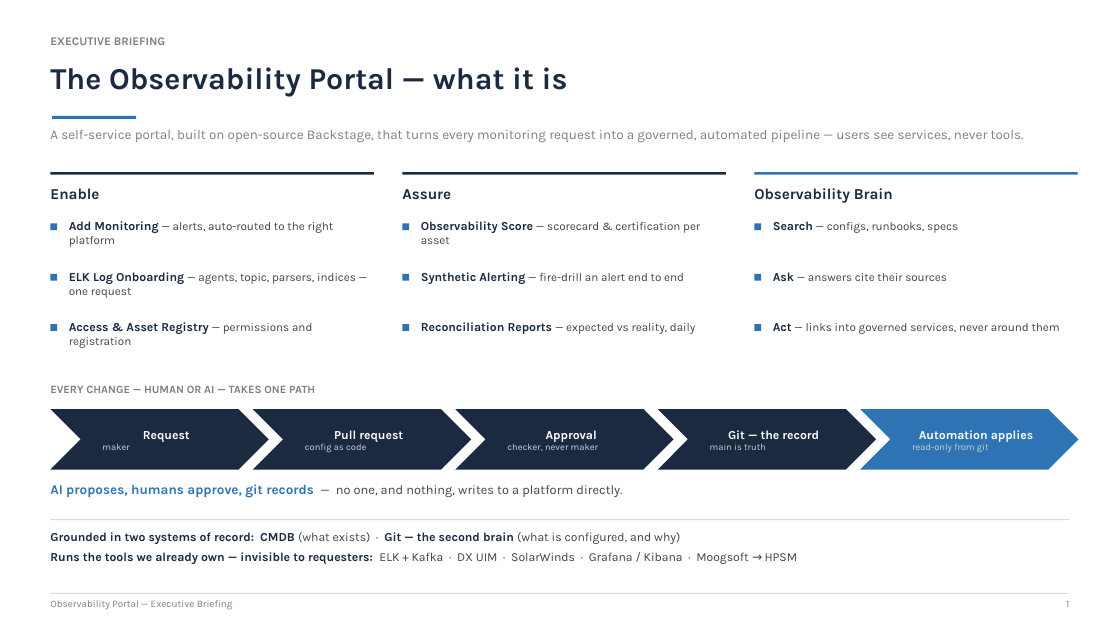
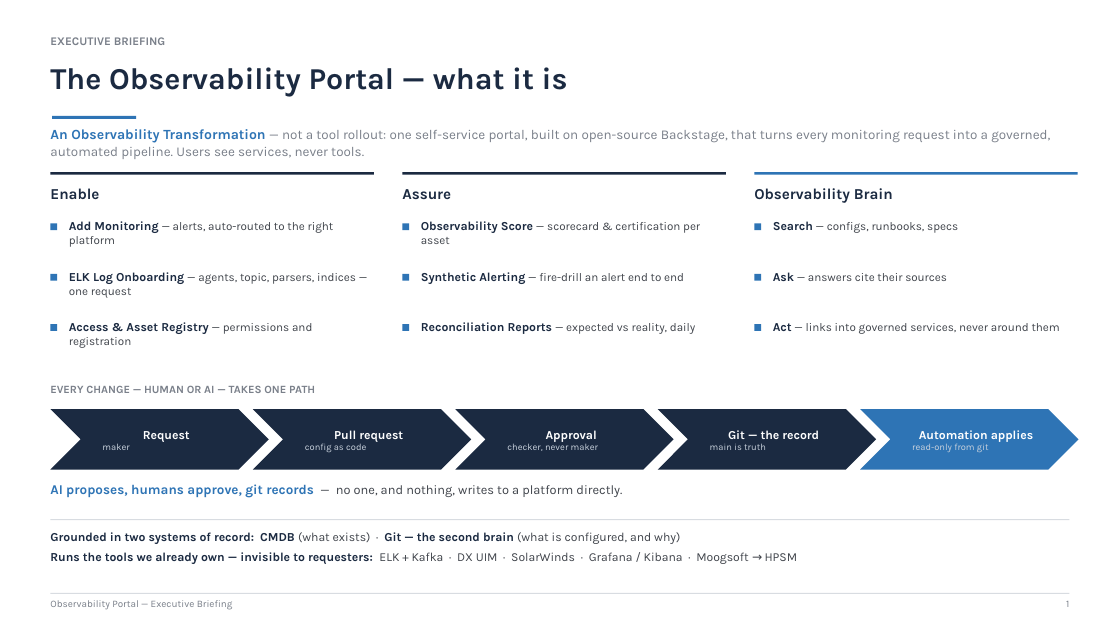
Before and after one commit to koolencoy/octopod, a slide deck: slide 1 of docs/ui-ux-design/diagrams/observability-portal-exec-deck-v3.pptx. Drawn at 1120x630 pixels with LibreOffice and Linux fonts; fonts in the diff are those of the drawing. Boxes give left, top, right and bottom in pixels: in the first picture for what was removed or moved away, otherwise in the second. Text is boxed around its words. In the diff, an @@ line names an element or a change of style, - is before the commit and + after.

Commit message:
docs: update observability portal executive deck to version 3

```diff
--- a/docs/ui-ux-design/diagrams/observability-portal-exec-deck-v3.pptx
+++ b/docs/ui-ux-design/diagrams/observability-portal-exec-deck-v3.pptx
@@ text at (50, 129, 1050, 159): text changed @@
-A self-service portal, built on open-source Backstage, that turns every monitoring request into a governed, automated pipeline — users see services, never tools.
+An Observability Transformation — not a tool rollout: one self-service portal, built on open-source Backstage, that turns every monitoring request into a governed, automated pipeline. Users see services, never tools.
```
Also in this commit, not shown: 1 other slide changed.
